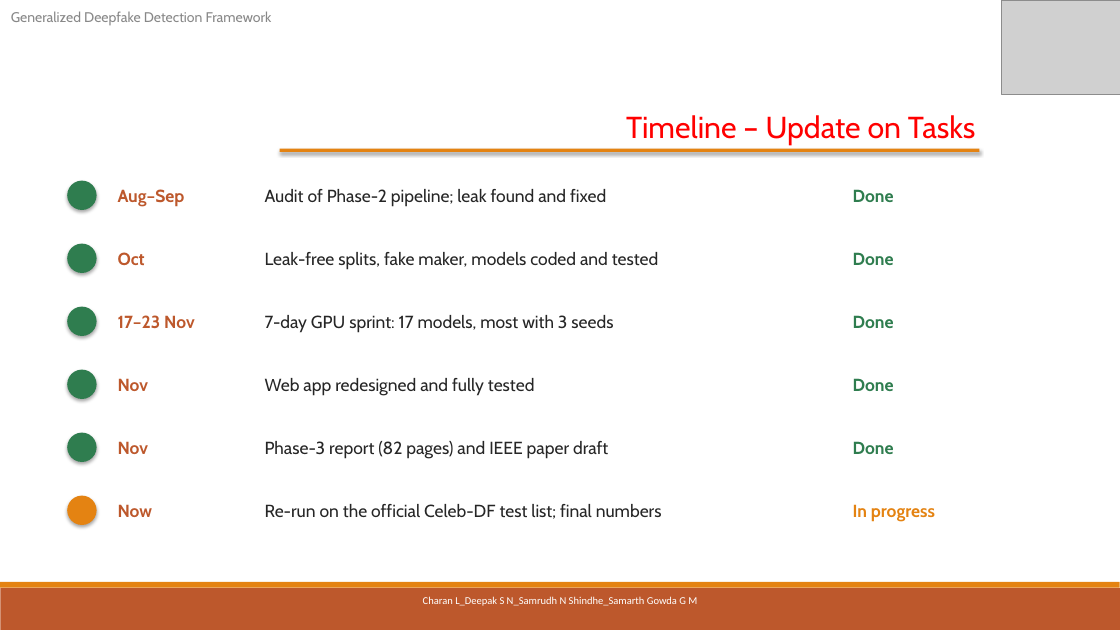
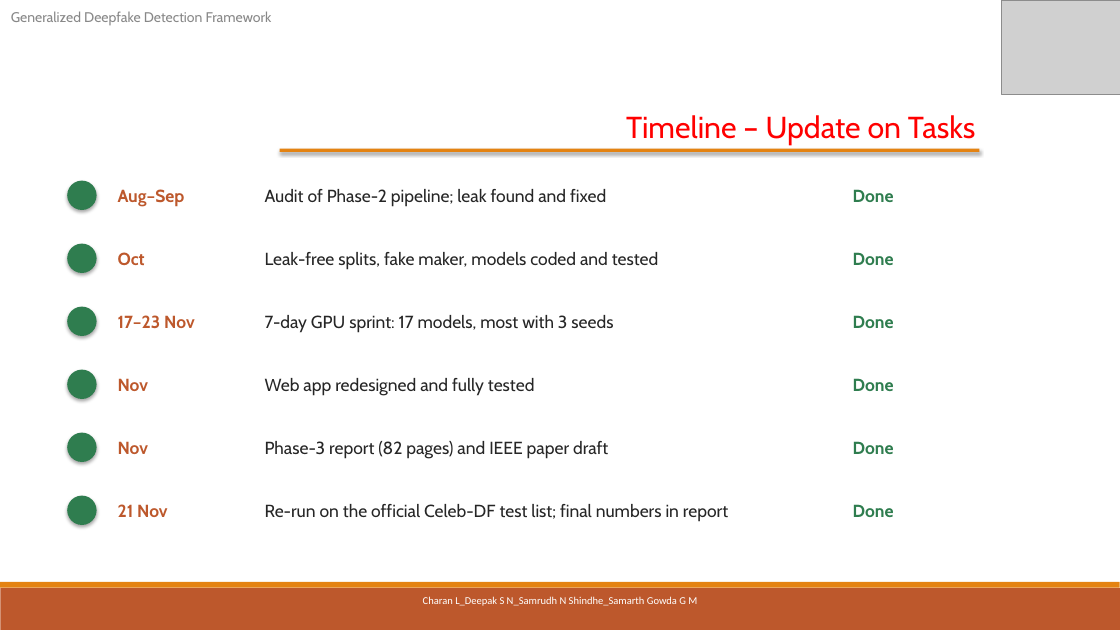
Before and after one commit to pes1ug23cs178/CAPSTONE_PW_26_RJ_02, a slide deck: slide 23 of ESA Report/output/PW26_RJ_02_Review3.pptx. Drawn at 1120x630 pixels with LibreOffice and Linux fonts; fonts in the diff are those of the drawing; grey boxes stand for pictures. Boxes give left, top, right and bottom in pixels: in the first picture for what was removed or moved away, otherwise in the second. Text is boxed around its words. In the diff, an @@ line names an element or a change of style, - is before the commit and + after.

Commit message:
Final report and Review-3 slides with official Celeb-DF results; README numbers; fix Word author field

```diff
--- a/ESA Report/output/PW26_RJ_02_Review3.pptx
+++ b/ESA Report/output/PW26_RJ_02_Review3.pptx
@@ ellipse at box(67, 496, 97, 525): fill #E48312 to #2F7D4F @@
@@ text at box(118, 504, 167, 517): text changed @@
-Now
+21 Nov
@@ text at box(265, 504, 728, 521): text changed @@
-Re-run on the official Celeb-DF test list; final numbers
+Re-run on the official Celeb-DF test list; final numbers in report
@@ text at box(853, 504, 894, 517): text changed; text colour #E48312 to #2F7D4F @@
-In progress
+Done
```
Also in this commit, not shown: 10 other slides changed, 8 other files.
